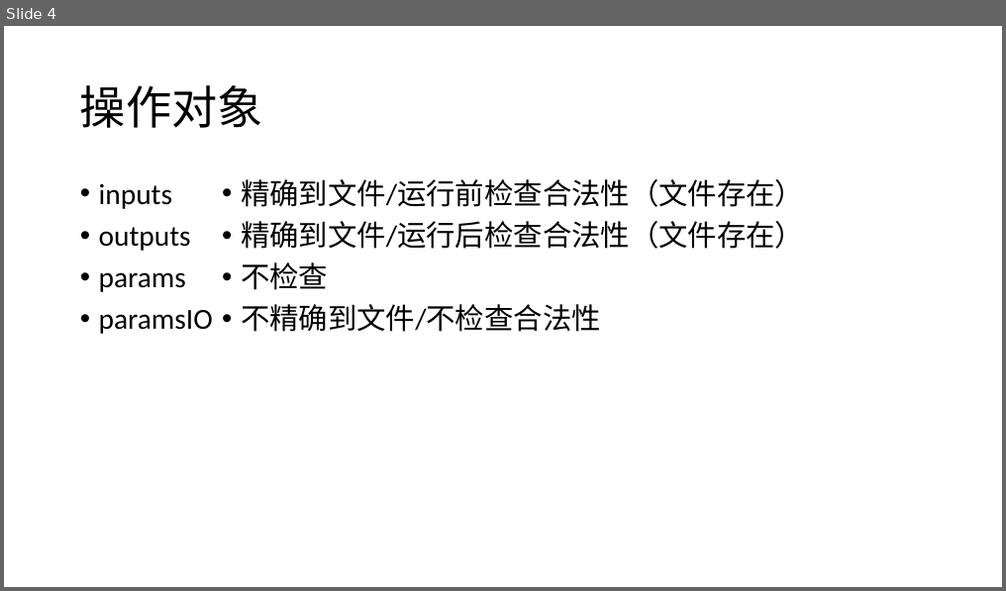
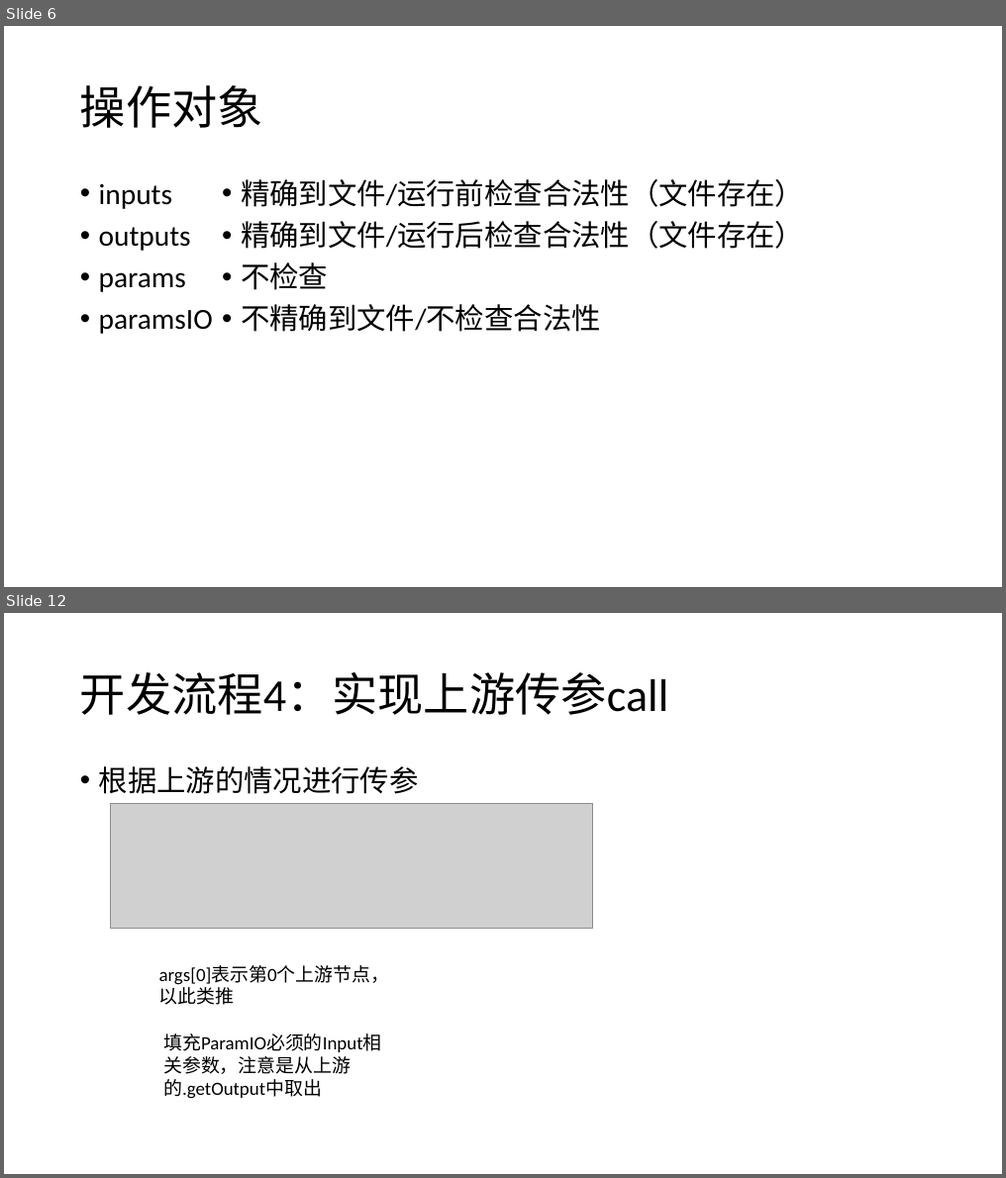
Before and after one commit to chansigit/HCAChina-Doc, a slide deck: 施工文档/开发文档/HCA-China Pipeline Framework 魏征.pptx. Shown one above the other, each under a label of ours: slide 4 before the commit, slides 6 and 12 after it; the slides between them are not shown. The pictures are 1006x591 and 1006x1178 pixels, drawn with LibreOffice and Linux fonts; fonts in the diff are those of the drawing; grey boxes stand for pictures. Boxes give left, top, right and bottom in pixels: in the first picture for what was removed or moved away, otherwise in the second. Text is boxed around its words. In the diff, an @@ line names an element or a change of style, - is before the commit and + after.

Commit message:
update 开发文档

```diff
--- a/施工文档/开发文档/HCA-China Pipeline Framework 魏征.pptx
+++ b/施工文档/开发文档/HCA-China Pipeline Framework 魏征.pptx
@@ slide 12 added at box(4, 613, 1002, 1174), background #FFFFFF @@
@@ title added at box(80, 672, 669, 715), 44 pt, text #000000 @@
+开发流程4：实现上游传参call
@@ text added at box(99, 766, 419, 794), 28 pt, text #000000 @@
+• 根据上游的情况进行传参
@@ picture added at box(110, 803, 592, 928) @@
@@ text added at box(159, 965, 390, 1005), 18 pt, text #000000 @@
+args[0]表示第0个上游节点，以此类推
@@ text added at box(163, 1034, 381, 1099), 18 pt, text #000000 @@
+填充ParamIO必须的Input相关参数，注意是从上游的.getOutput中取出
@@ what was slide 4 is now slide 6 @@
```
Also in this commit, not shown: 10 other slides added, 1 slide removed.
